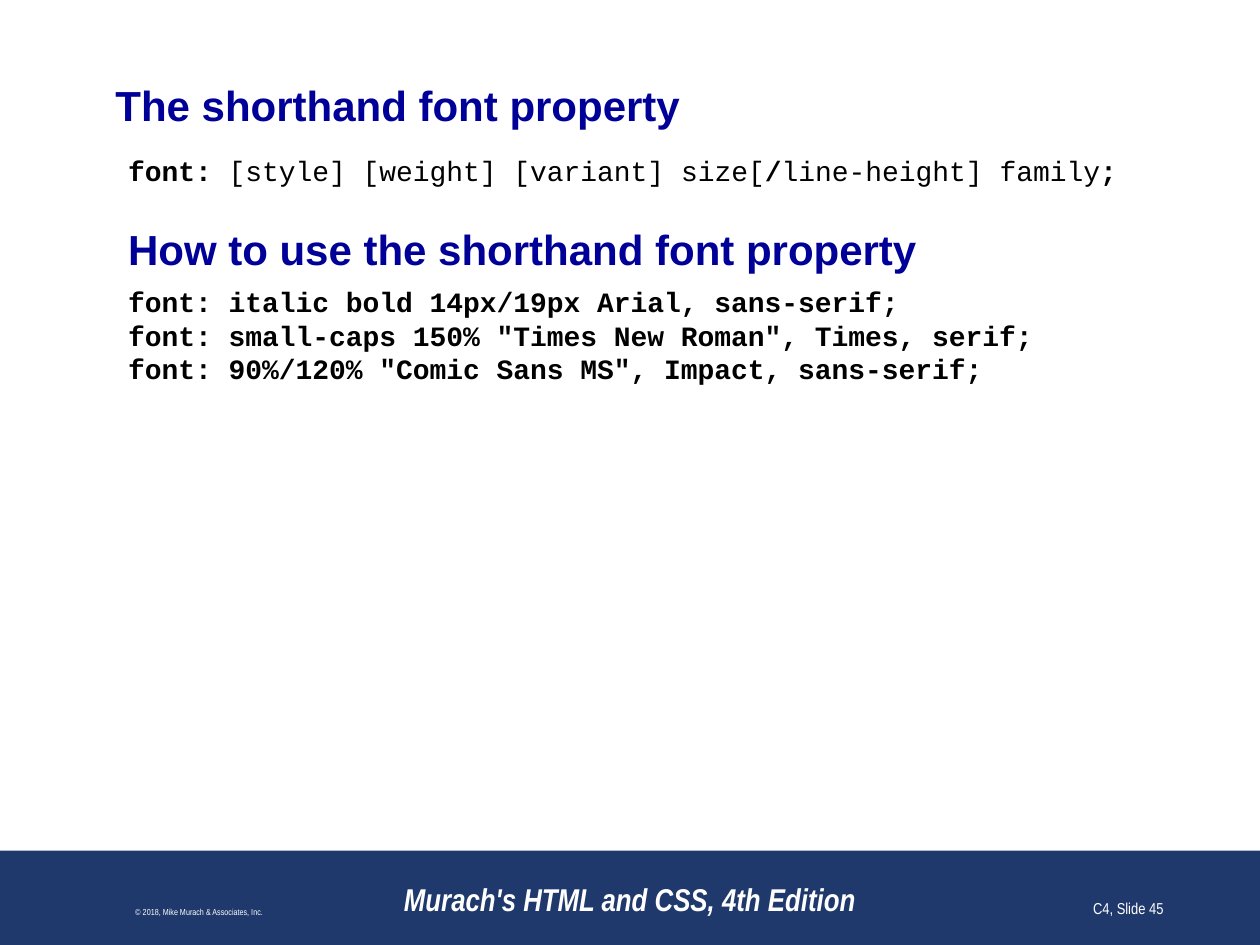
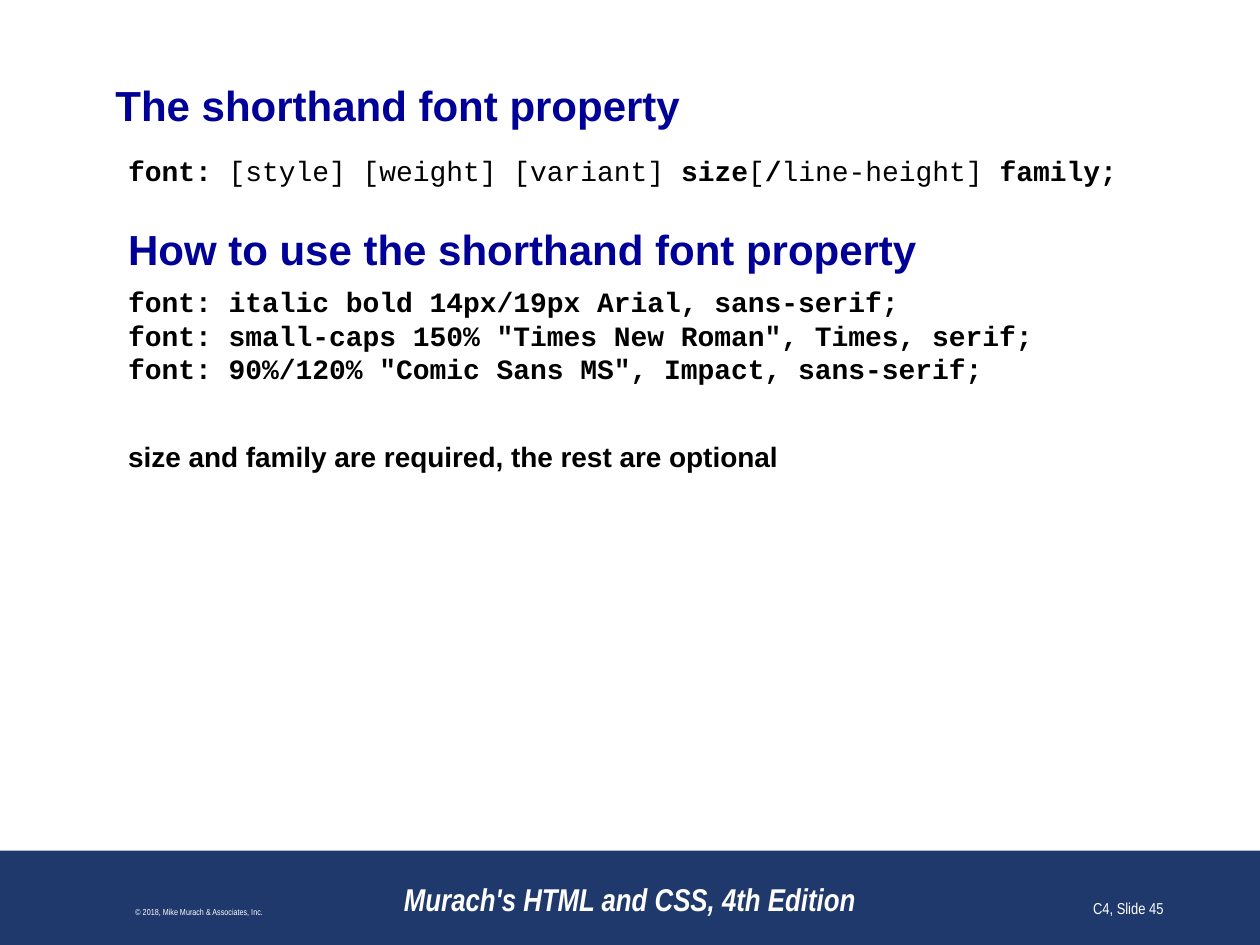
Before and after one commit to paulsmithkc/awd1000_base_lab_and_homework, a slide deck: slide 45 of murach_html_4e/slides/Chapter 4 slides (Revised).pptx. Drawn at 1260x945 pixels with LibreOffice and Linux fonts; fonts in the diff are those of the drawing; background and template pictures are left out. Boxes give left, top, right and bottom in pixels: in the first picture for what was removed or moved away, otherwise in the second. Text is boxed around its words. In the diff, an @@ line names an element or a change of style, - is before the commit and + after.

```diff
--- a/murach_html_4e/slides/Chapter 4 slides (Revised).pptx
+++ b/murach_html_4e/slides/Chapter 4 slides (Revised).pptx
@@ text at [128,161,1117,187]: bold on in "size[/line-height] family;" @@
@@ text at [128,446,777,473]: paragraph added @@
+size and family are required, the rest are optional
```
Also in this commit, not shown: 20 other slides changed, 1 slide added, 5 slides removed.
